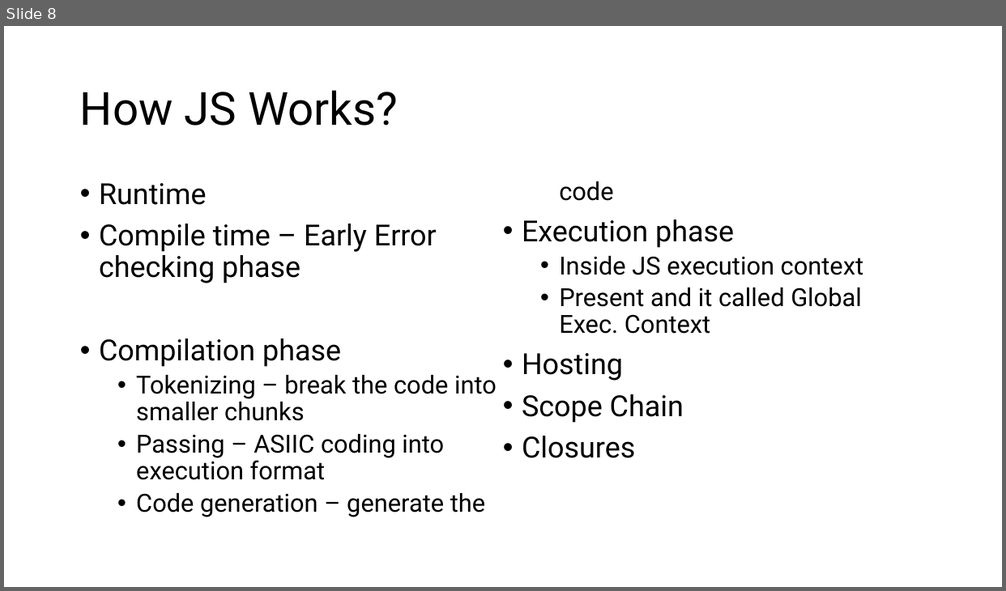
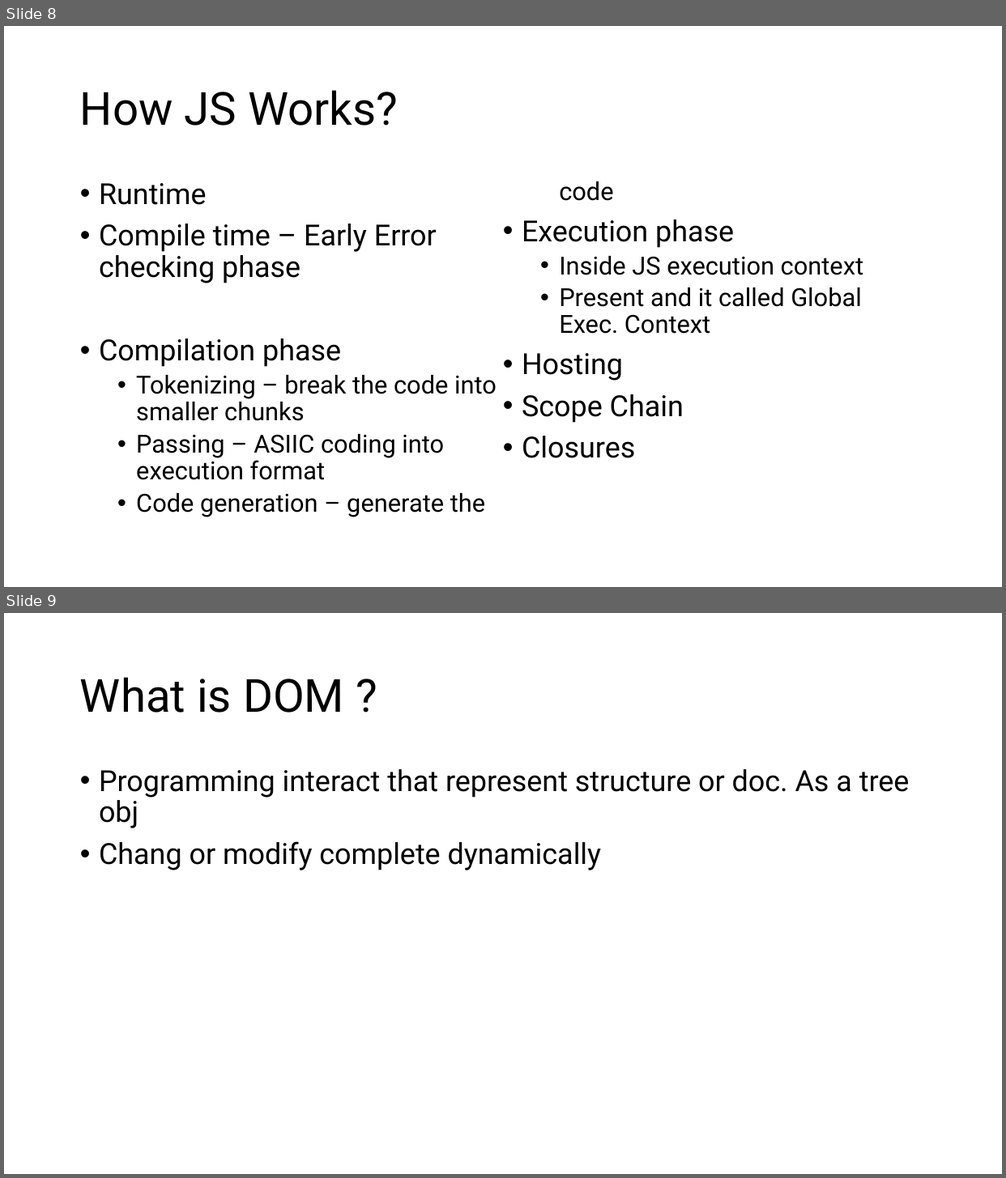
Before and after one commit to PiyushChaturvedii/Batch06, a slide deck: JS/JavaScript.pptx. Shown one above the other, each under a label of ours: slide 8 before the commit, slides 8 and 9 after it. The pictures are 1006x591 and 1006x1178 pixels, drawn with LibreOffice and Linux fonts; fonts in the diff are those of the drawing. Boxes give left, top, right and bottom in pixels: in the first picture for what was removed or moved away, otherwise in the second. Text is boxed around its words. In the diff, an @@ line names an element or a change of style, - is before the commit and + after.

```diff
--- a/JS/JavaScript.pptx
+++ b/JS/JavaScript.pptx
@@ slide 9 added at box(4, 613, 1002, 1174), background #FFFFFF @@
@@ title added at box(80, 677, 344, 713), 44 pt, text #000000 @@
+What is DOM ?
@@ text added at box(99, 769, 910, 871), 28 pt, text #000000 @@
+• Programming interact that represent structure or doc. As a tree obj
+• Chang or modify complete dynamically
```
Also in this commit, not shown: 2 other slides added, 1 slide removed, 9 other files.
